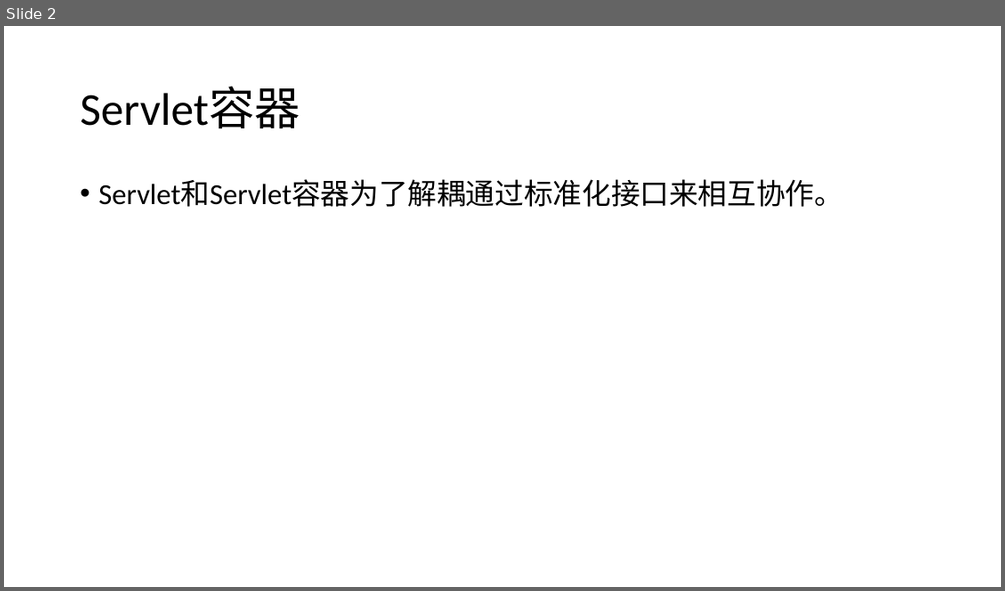
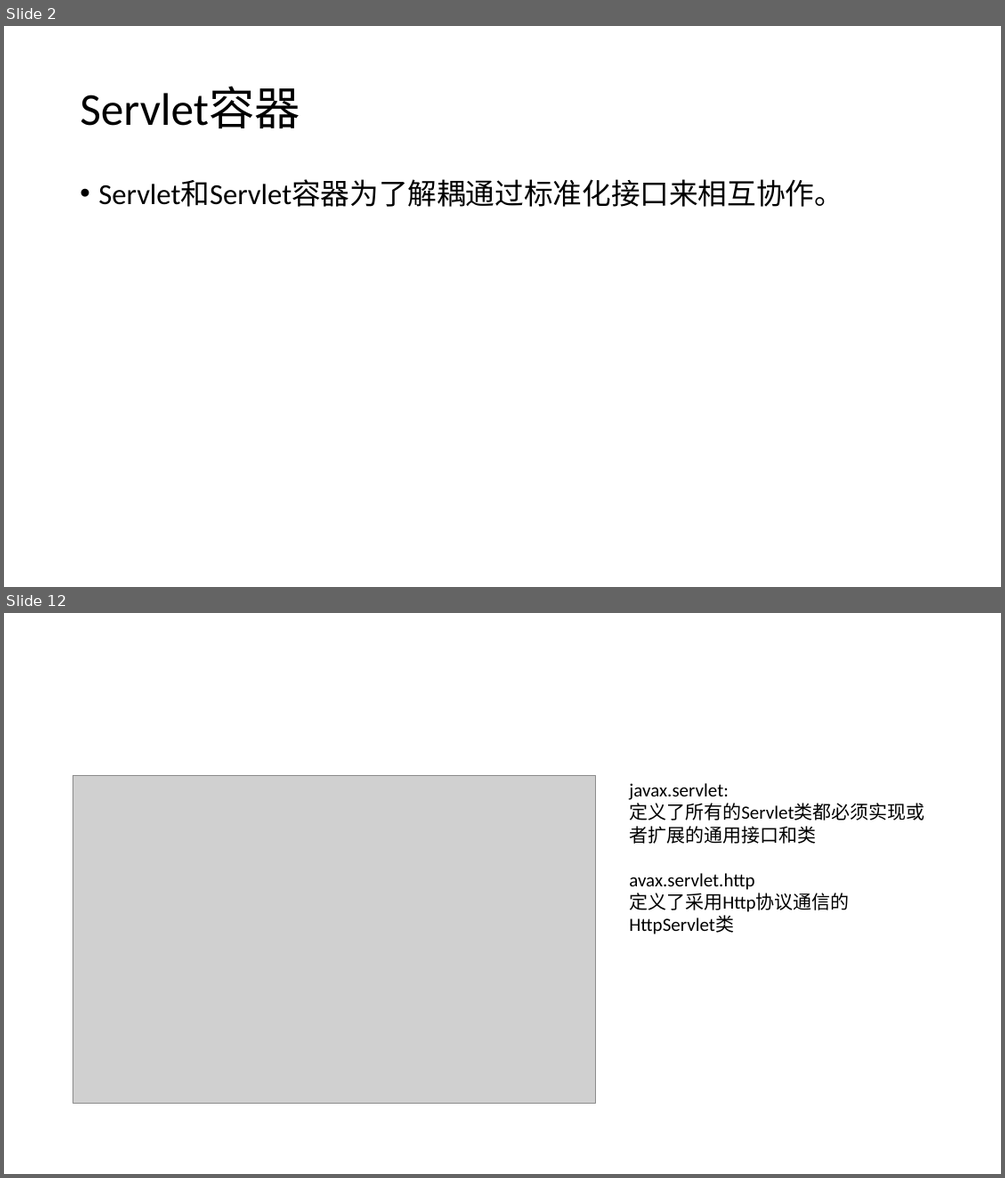
Before and after one commit to zy475459736/progress, a slide deck: servlets/Servlet.pptx. Shown one above the other, each under a label of ours: slide 2 before the commit, slides 2 and 12 after it; the slides between them are not shown. The pictures are 1005x591 and 1005x1178 pixels, drawn with LibreOffice and Linux fonts; fonts in the diff are those of the drawing; grey boxes stand for pictures. Boxes give left, top, right and bottom in pixels: in the first picture for what was removed or moved away, otherwise in the second. Text is boxed around its words. In the diff, an @@ line names an element or a change of style, - is before the commit and + after.

Commit message:
servlet ppt

```diff
--- a/servlets/Servlet.pptx
+++ b/servlets/Servlet.pptx
@@ slide 12 added at [4,613,1001,1174], background #FFFFFF @@
@@ picture added at [73,775,596,1102] @@
@@ text added at [629,783,924,912], 18 pt, text #000000 @@
+javax.servlet:
+定义了所有的Servlet类都必须实现或者扩展的通用接口和类
+avax.servlet.http
+定义了采用Http协议通信的HttpServlet类
```
Also in this commit, not shown: 9 other slides added.
